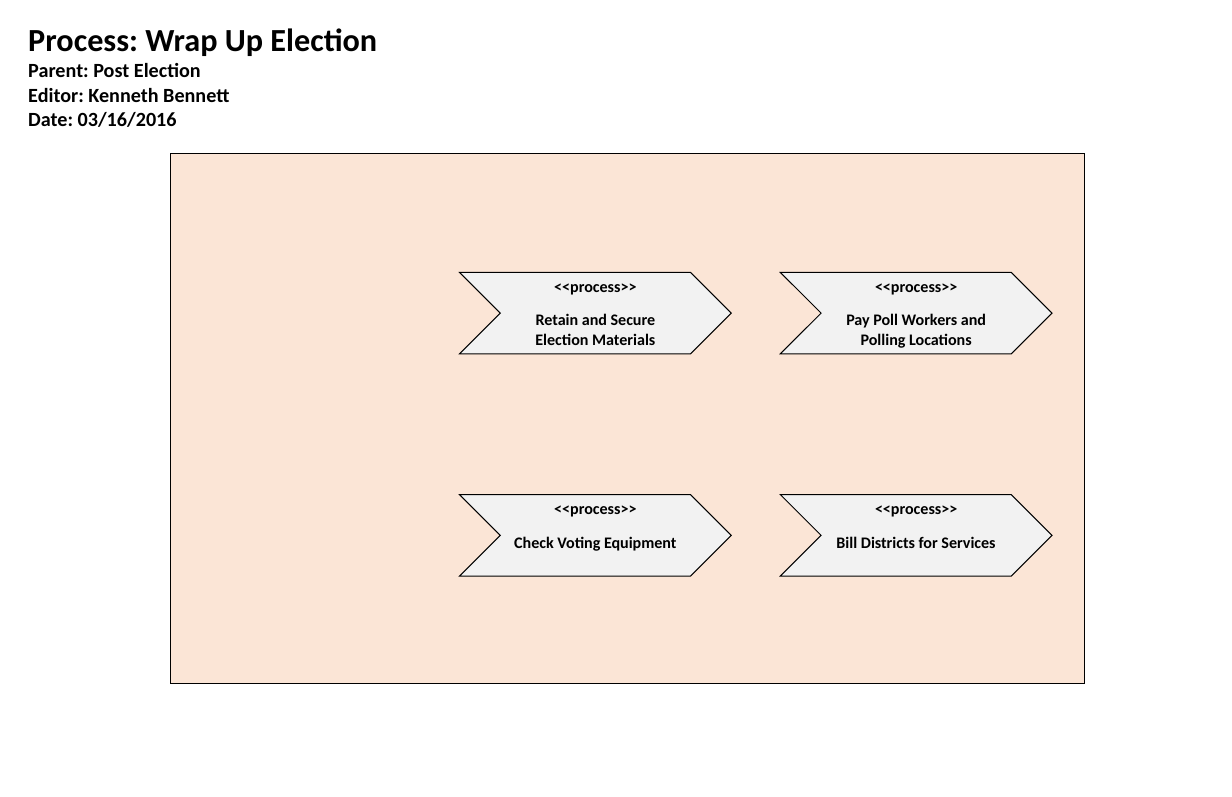
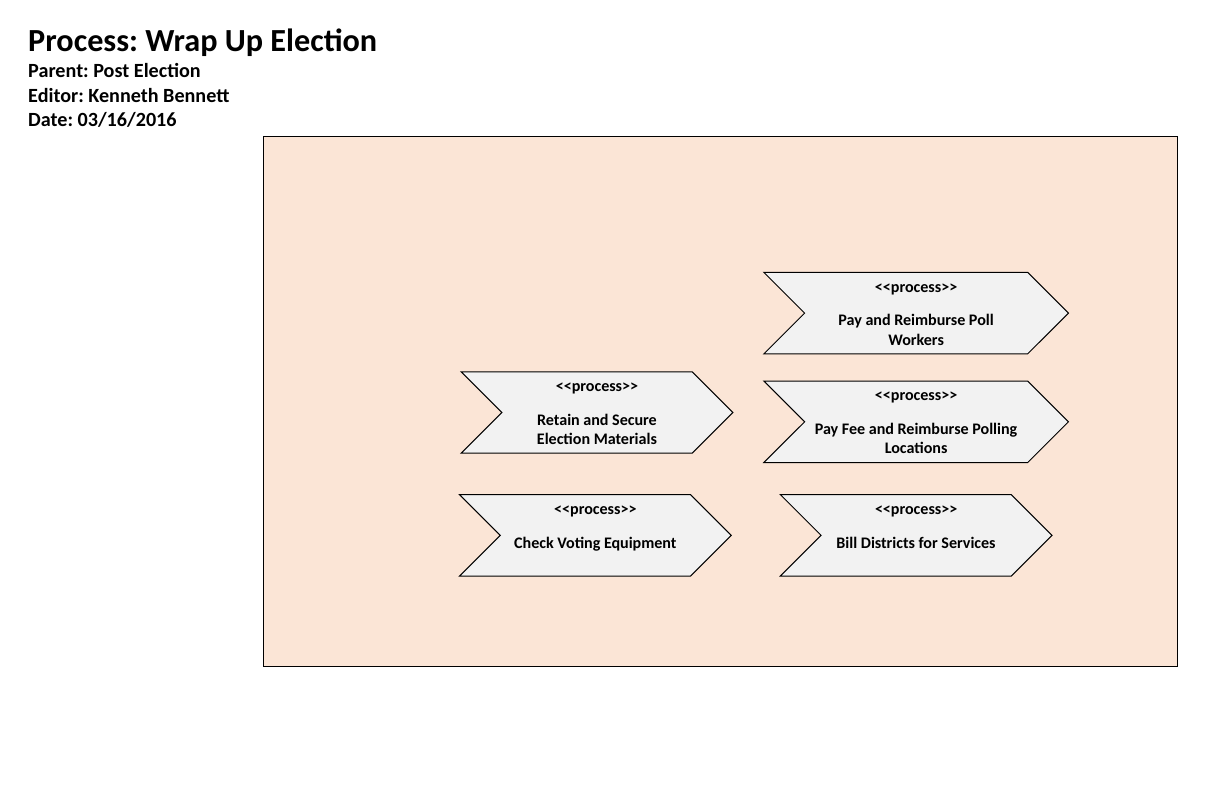
Before and after one commit to usnistgov/ElectionModeling, a slide deck: slide 16 of Election Modeling.pptx. Drawn at 1232x797 pixels with LibreOffice and Linux fonts; fonts in the diff are those of the drawing. Boxes give left, top, right and bottom in pixels: in the first picture for what was removed or moved away, otherwise in the second. Text is boxed around its words. In the diff, an @@ line names an element or a change of style, - is before the commit and + after.

```diff
--- a/Election Modeling.pptx
+++ b/Election Modeling.pptx
@@ rectangle: place and size @@
-rectangle at [170, 154, 1085, 683]
+rectangle at [263, 137, 1178, 667]
@@ chevron "<<process>>": place and size @@
-chevron "<<process>>" at [781, 272, 1052, 354]
+chevron "<<process>>" at [764, 272, 1068, 354]
@@ text in chevron at [838, 313, 994, 345]: text changed @@
-Pay Poll Workers and Polling Locations
+Pay and Reimburse Poll Workers
@@ chevron "<<process>>": place and size @@
-chevron "<<process>>" at [459, 272, 731, 354]
+chevron "<<process>>" at [461, 372, 733, 453]
@@ chevron added at [764, 381, 1068, 462], fill #F2F2F2, outline #000000 1 pt, 16 pt, text #000000, bold @@
+<<process>>
+Pay Fee and Reimburse Polling Locations
```
Also in this commit, not shown: 5 other slides changed.
